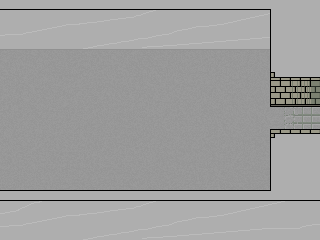
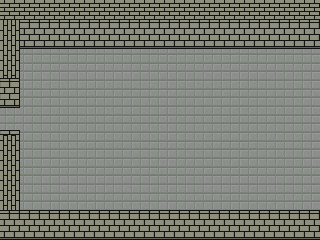
Comparing the layer stacks of the two 320px x 240px images. Changes:
added group "D-0" with 9 layers above "C-0" over (0, 0, 320, 240)
added layer "gassy mist" (19%) in group "D-0" over (0, 0, 320, 240)
added layer "Layer 29" in group "D-0" over (0, 78, 20, 135)
added layer "Layer 28 copy" in group "D-0" over (0, 20, 20, 211)
added layer "Layer 28" in group "D-0" over (0, 0, 320, 20)
added layer "wall-bottom" (1st of 4, in "D-0") in group "D-0" over (0, 210, 320, 240)
added layer "wall-top" (1st of 3, in "D-0") in group "D-0" over (0, 19, 320, 49)
added layer "tiles" (50%) in group "D-0" over (0, 0, 320, 240)
added layer "concrete copy" in group "D-0" over (0, 0, 320, 240)
hid group "C-0" (6 layers) over (0, 0, 320, 240)
